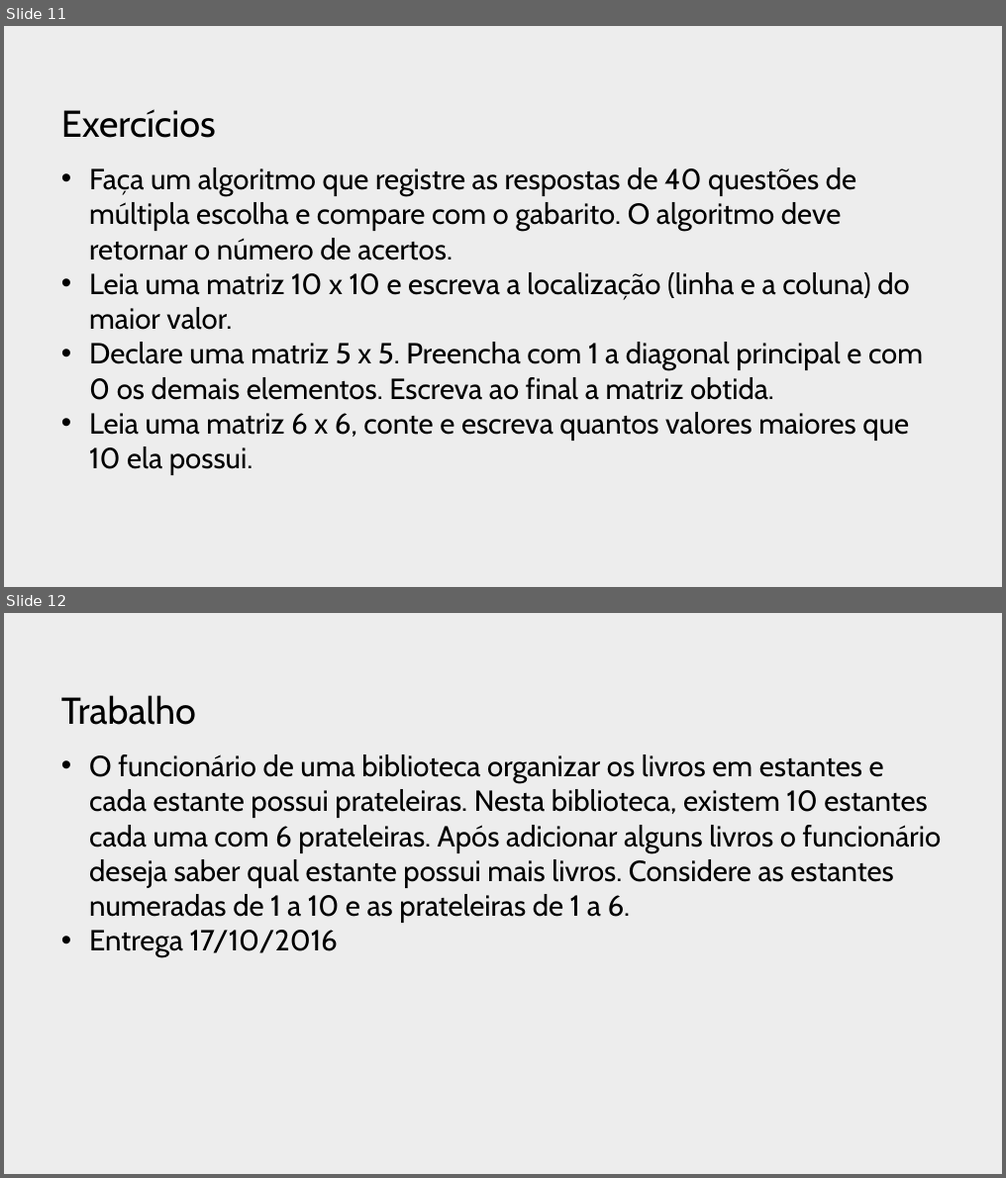
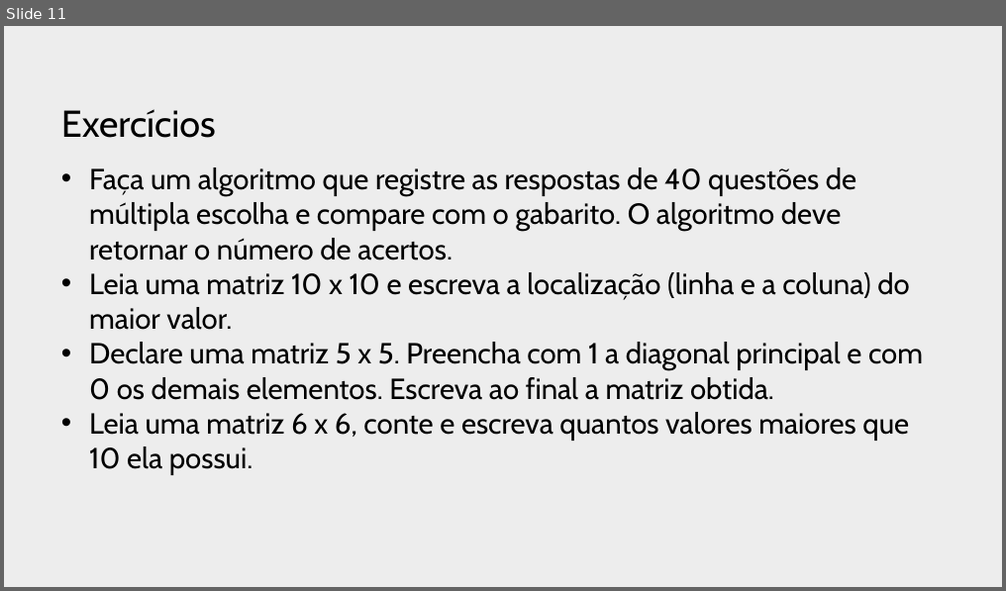
Before and after one commit to profJulioMomente/AlgoritmosTecnicasProg_1SI, a slide deck: slides/2017.10.16-Matrizes.pptx. Shown one above the other, each under a label of ours: slides 11 and 12 before the commit, slide 11 after it. The pictures are 1006x1178 and 1006x591 pixels, drawn with LibreOffice and Linux fonts; fonts in the diff are those of the drawing; background and template pictures are left out. Boxes give left, top, right and bottom in pixels: in the first picture for what was removed or moved away, otherwise in the second. Text is boxed around its words. In the diff, an @@ line names an element or a change of style, - is before the commit and + after.

```diff
--- a/slides/2017.10.16-Matrizes.pptx
+++ b/slides/2017.10.16-Matrizes.pptx
@@ slide 12 removed at (4, 613, 1002, 1174), background picture (left out) @@
@@ title removed at (61, 695, 196, 725) @@
-Trabalho
@@ text removed at (89, 755, 942, 959) @@
-• O funcionário de uma biblioteca organizar os livros em estantes e cada estante possui prateleiras. Nesta biblioteca, existem 10 estantes cada uma com 6 prateleiras. Após adicionar alguns livros o funcionário deseja saber qual estante possui mais livros. Considere as estantes numeradas de 1 a 10 e as prateleiras de 1 a 6.
-• Entrega 17/10/2016
```
Also in this commit, not shown: 2 other files.
